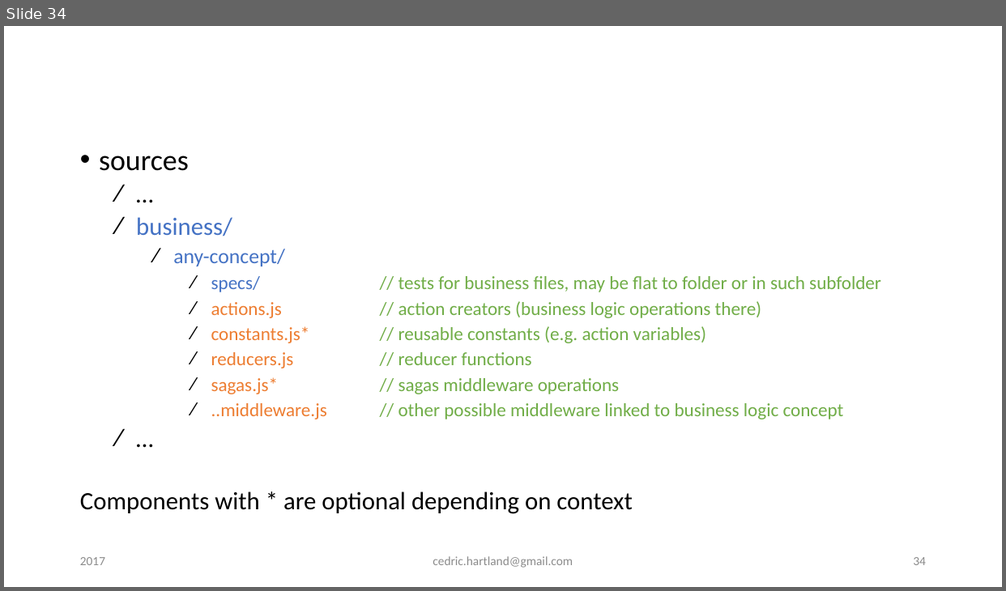
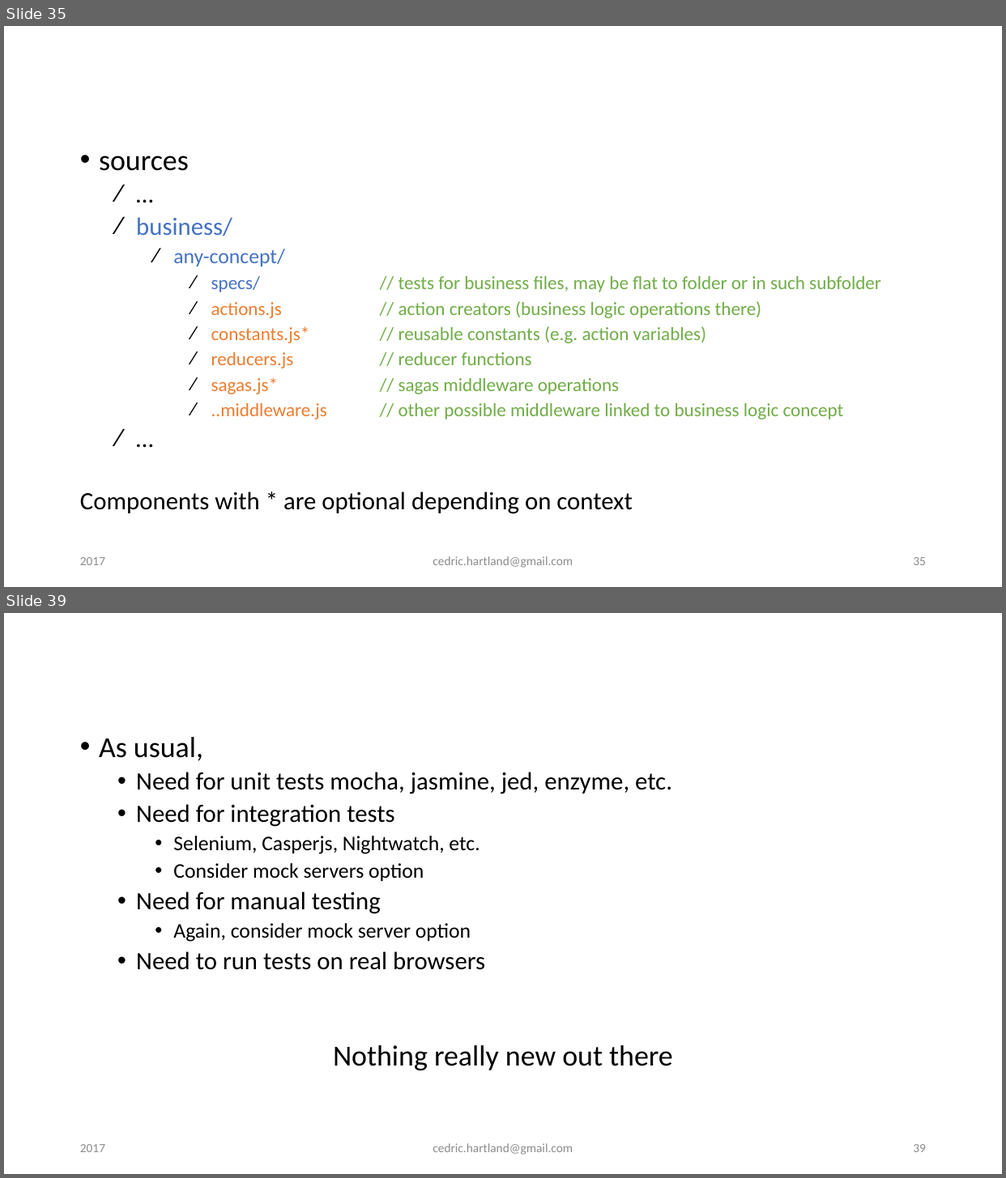
Before and after one commit to gigacool/react-redux-presentation, a slide deck: docs/React & Redux.pptx. Shown one above the other, each under a label of ours: slide 34 before the commit, slides 35 and 39 after it; the slides between them are not shown. The pictures are 1006x591 and 1006x1178 pixels, drawn with LibreOffice and Linux fonts; fonts in the diff are those of the drawing; background and template pictures are left out. Boxes give left, top, right and bottom in pixels: in the first picture for what was removed or moved away, otherwise in the second. Text is boxed around its words. In the diff, an @@ line names an element or a change of style, - is before the commit and + after.

```diff
--- a/docs/React & Redux.pptx
+++ b/docs/React & Redux.pptx
@@ slide 39 added at [4, 613, 1002, 1174], background #FFFFFF @@
@@ title added at [73, 643, 934, 713], 36 pt, text #FFFFFF @@
+Testing
@@ text added at [99, 737, 673, 1071], 24 pt, text #000000 @@
+• As usual,
+  • Need for unit tests mocha, jasmine, jed, enzyme, etc.
+  • Need for integration tests
+    • Selenium, Casperjs, Nightwatch, etc.
+    • Consider mock servers option
+  • Need for manual testing
+    • Again, consider mock server option
+  • Need to run tests on real browsers
+Nothing really new out there
@@ text added at [80, 1144, 105, 1152], 12 pt, text #8C8C8C @@
+2017
@@ text added at [432, 1144, 573, 1155], 12 pt, text #8C8C8C @@
+cedric.hartland@gmail.com
@@ page number added at [913, 1144, 926, 1152], 12 pt, text #8C8C8C @@
+39
@@ what was slide 34 is now slide 35 @@
@@ page number at [913, 557, 926, 565]: text changed @@
-34
+35
```
Also in this commit, not shown: 6 slides changed, 11 other slides added, 5 other files.
